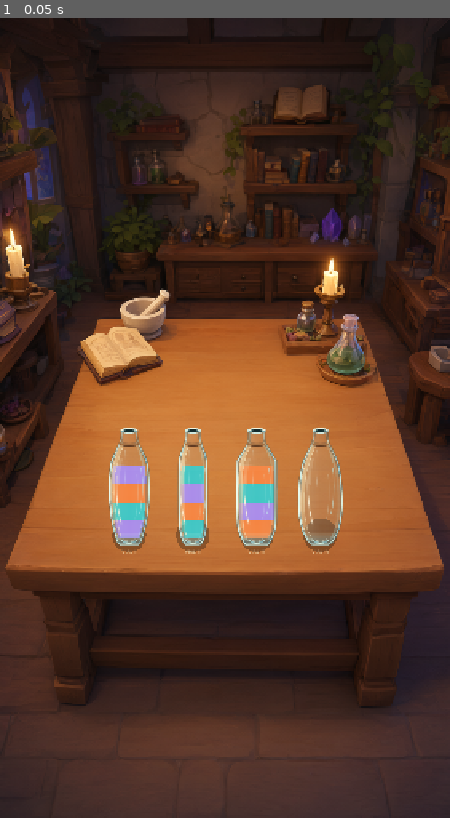
Above: before the commit, frame 1.
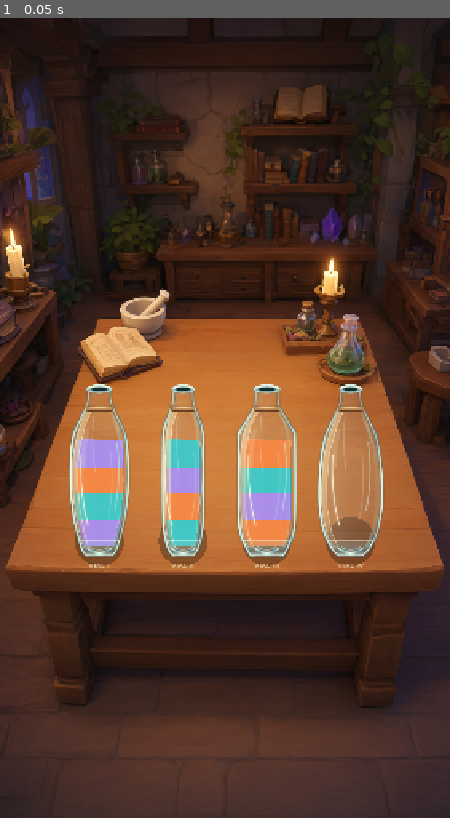
Above: after the commit, the same moment.

Repository: Kryodo/spell-sort-game
Game: Godot game, scene res://scenes/workshop_vial_preview.tscn
Same seed, same stepped clock (60 frames per second), same inputs: the game is played once before the commit and once after it. This scene is started directly instead of the project's main scene.
Inputs:
- Up to frame 1 (0.05 s): no input

The runs differ from the first frame. In frame 1, 8.7% of the frame differs, in the area x 15-86%, y 45-69%.

Commit message:
Match workshop vial preview to default gameplay scale

Diff:
--- a/scripts/workshop_vial_preview.gd
+++ b/scripts/workshop_vial_preview.gd
@@ -6,13 +6,10 @@
 # Scale the whole control to the approved guide footprint instead of resizing
 # its internal drawing area, which would offset the liquid geometry.
 const VIAL_SOURCE_SIZE := Vector2(116.0, 365.0)
-const VIAL_DISPLAY_SCALE := 0.685
-const SLOT_BOTTOM_CENTERS: Array[Vector2] = [
-	Vector2(207.0, 860.0),
-	Vector2(309.0, 860.0),
-	Vector2(411.0, 860.0),
-	Vector2(513.0, 860.0)
-]
+const VIAL_GAP := 18.0
+const VIAL_TOP_Y := 520.0
+const VIAL_ROW_WIDTH := VIAL_SOURCE_SIZE.x * 4.0 + VIAL_GAP * 3.0
+const VIAL_ROW_START_X := (720.0 - VIAL_ROW_WIDTH) * 0.5
 const VIAL_LABELS: Array[String] = ["VIAL I", "VIAL II", "VIAL III", "VIAL IV"]
 
 const PALETTE: Dictionary = {
@@ -36,18 +33,17 @@
 
 
 func _build_vials() -> void:
-	for index in range(SLOT_BOTTOM_CENTERS.size()):
+	for index in range(4):
 		var vial := Control.new()
 		vial.name = "SortingVial%d" % (index + 1)
 		vial.set_script(BottleScript)
 		vial.size = VIAL_SOURCE_SIZE
-		vial.scale = Vector2.ONE * VIAL_DISPLAY_SCALE
-
-		var visual_size := VIAL_SOURCE_SIZE * VIAL_DISPLAY_SCALE
-		var bottom_center: Vector2 = SLOT_BOTTOM_CENTERS[index]
+		# Match the original in-world sorting prototype: full native vial size
+		# and the same 18 px gap. The tall objects deliberately occupy the
+		# foreground and may overlap a little with rear tabletop props.
 		vial.position = Vector2(
-			bottom_center.x - visual_size.x * 0.5,
-			bottom_center.y - visual_size.y
+			VIAL_ROW_START_X + float(index) * (VIAL_SOURCE_SIZE.x + VIAL_GAP),
+			VIAL_TOP_Y
 		)
 		vial.z_index = 10
 		vial.mouse_filter = Control.MOUSE_FILTER_IGNORE
